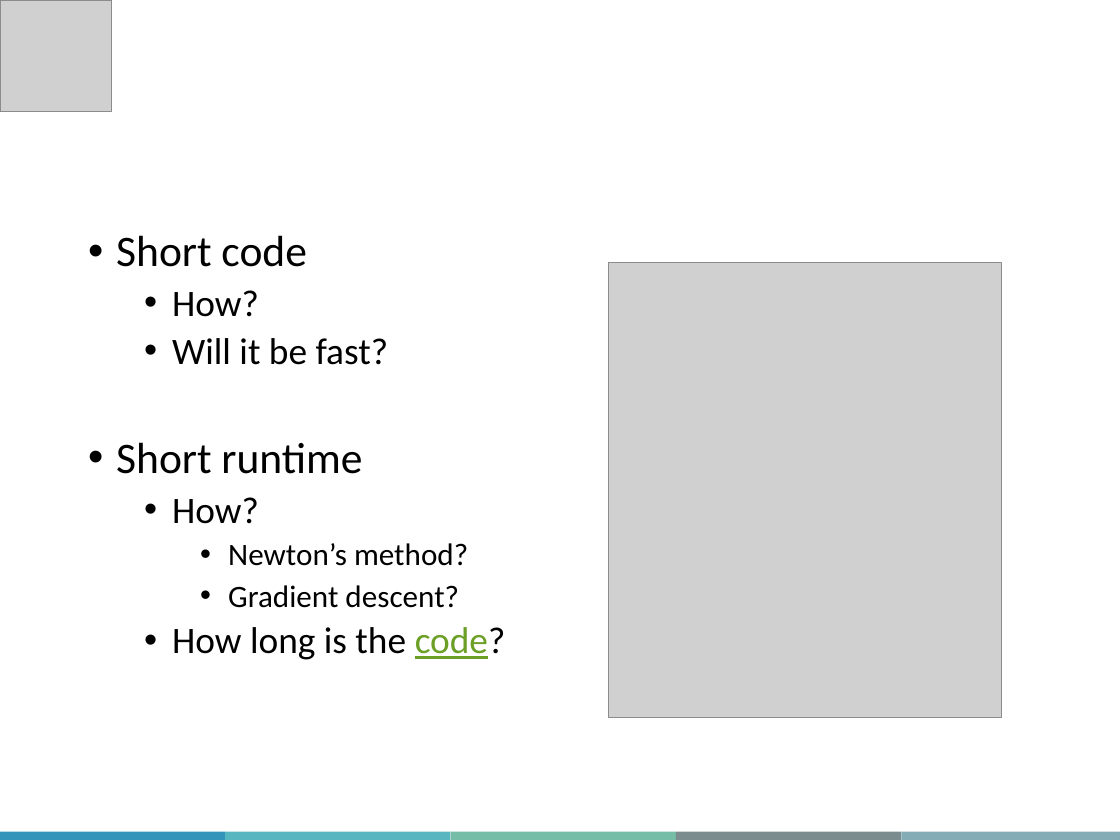
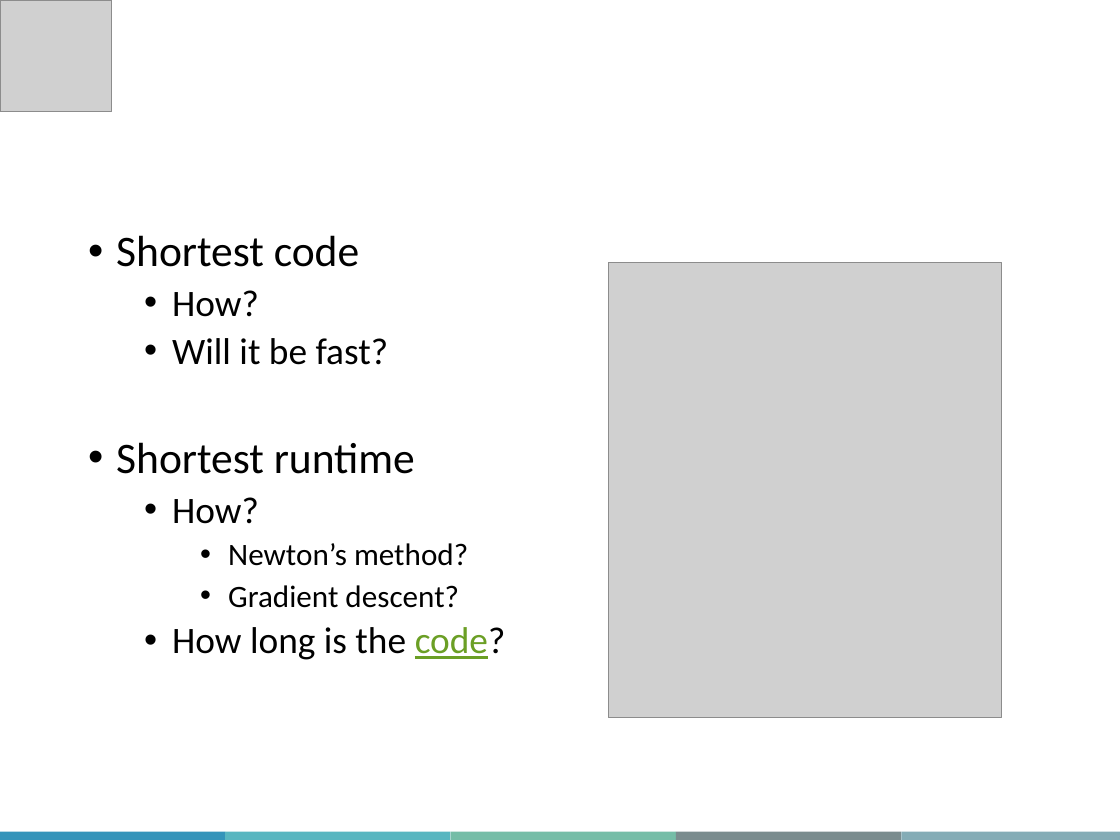
Before and after one commit to McGill-MiCM/MiCM2020, a slide deck: slide 6 of MiCM_workshop2020_LY.pptx. Drawn at 1120x840 pixels with LibreOffice and Linux fonts; fonts in the diff are those of the drawing; grey boxes stand for pictures; background and template pictures are left out. Boxes give left, top, right and bottom in pixels: in the first picture for what was removed or moved away, otherwise in the second. Text is boxed around its words. In the diff, an @@ line names an element or a change of style, - is before the commit and + after.

```diff
--- a/MiCM_workshop2020_LY.pptx
+++ b/MiCM_workshop2020_LY.pptx
@@ text at (116, 235, 359, 267): text changed @@
-• Short code
+• Shortest code
@@ text at (116, 442, 415, 474): text changed @@
-• Short runtime
+• Shortest runtime
```
Also in this commit, not shown: 1 other slide changed.
